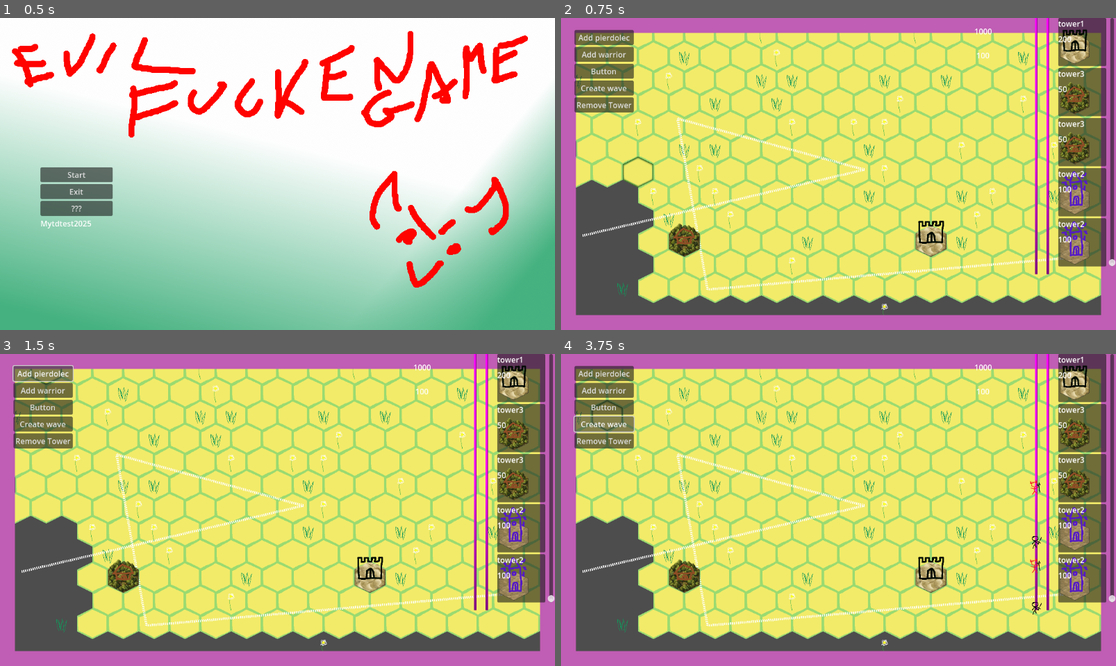
Above: before the commit, frames 1-4 (two rows, left to right).
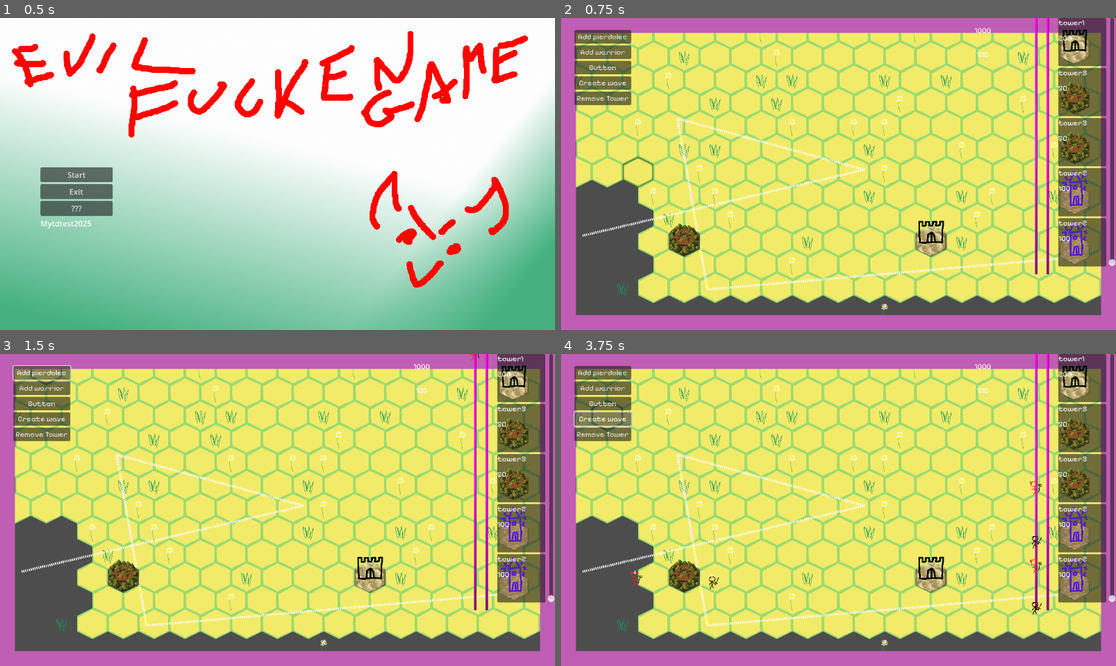
Above: after the commit, the same moments.

Repository: qazplmqazpl/TDtest
Game: Godot game, scene res://Scenes/Main/Menus/main_menu.tscn
Two runs of this game, one before a commit and one after it. Both use one fixed random seed, a clock stepped at 60 frames per second and the inputs below.
Inputs:
- Up to frame 1 (0.5 s): no input
- Up to frame 2 (0.75 s): click "Start" at 0.5 s
- Up to frame 3 (1.5 s): click "Add pierdolec" at 1.25 s
- Up to frame 4 (3.75 s): click "Add warrior" at 2 s; click "Button" at 2.75 s; click "Create wave" at 3.5 s

Frame 1 is identical in both runs. In frame 2, 2.0% of the frame differs, in the area x 2-95%, y 0-72%; in frame 3, 2.0%; in frame 4, 2.2%, in the area x 2-95%, y 0-76%.
Error before the commit: Attempt to call function 'get_as_ratio' in base 'null instance' on a null instance. (res://Scenes/Main/Level/Enemypath.gd:71)

Commit message:
Changed font

Diff:
--- /dev/null
+++ b/Assets/Themes/TowerMenuTheme.tres
@@ -0,0 +1,8 @@
+[gd_resource type="Theme" format=3 uid="uid://bg22bmq6g8wxd"]
+
+[resource]
+MarginContainer/constants/margin_bottom = 0
+MarginContainer/constants/margin_left = 0
+MarginContainer/constants/margin_right = 0
+MarginContainer/constants/margin_top = 0
+VBoxContainer/constants/separation = 4
--- /dev/null
+++ b/Assets/Themes/new_theme.tres
@@ -0,0 +1,14 @@
+[gd_resource type="Theme" load_steps=2 format=3 uid="uid://clxn43i4hdqbo"]
+
+[sub_resource type="StyleBoxFlat" id="StyleBoxFlat_woetp"]
+bg_color = Color(0.764706, 0.54902, 0.368627, 0.423529)
+border_width_left = 5
+border_width_top = 5
+border_width_right = 5
+border_width_bottom = 5
+border_color = Color(0.690116, 0.338118, 0.109772, 1)
+shadow_size = 5
+
+[resource]
+/styles/asd = SubResource("StyleBoxFlat_woetp")
+Button/styles/normal = null
--- a/Scenes/Main/Level/Enemypath.gd
+++ b/Scenes/Main/Level/Enemypath.gd
@@ -68,7 +68,7 @@
 	print("Path2D addenemy")
 	var enemy = enemystruct.new()
 	enemy.enemyname = name
-	enemy.position = $"../../CanvasLayer/UI/Enemy time".get_as_ratio()
+	enemy.position = $"../../CanvasLayer/UI/HBoxContainer/Enemy time".get_as_ratio()
 	enemyqueue.insert(enemyqueue.bsearch_custom(enemy,add_enemy_binary_search,false),enemy)
 	enemyaddedsignal.emit(name,enemy.position)
 
--- a/Scenes/Main/main.tscn
+++ b/Scenes/Main/main.tscn
@@ -18,6 +18,8 @@
 [ext_resource type="PackedScene" uid="uid://ct25xdsdcl3vy" path="res://Scenes/Main/Turrets/Turret3/turret3.tscn" id="10_koken"]
 [ext_resource type="Texture2D" uid="uid://b68pjaduq0skm" path="res://Assets/Tilesets/Myset/foliage/foliageatlas.png" id="11_es6iu"]
 [ext_resource type="Script" uid="uid://w6qxt11kt7y0" path="res://Scenes/Main/enemy_path_end.gd" id="12_4e4y2"]
+[ext_resource type="FontFile" uid="uid://eulsejrydxi" path="res://Assets/Fonts/Pixelify_Sans/PixelifySans-VariableFont_wght.ttf" id="13_1t20g"]
+[ext_resource type="Theme" uid="uid://bg22bmq6g8wxd" path="res://Assets/Themes/TowerMenuTheme.tres" id="18_1t20g"]
 
 [sub_resource type="TileSetAtlasSource" id="TileSetAtlasSource_es6iu"]
 texture = ExtResource("5_koken")
@@ -179,6 +181,9 @@
 sources/0 = SubResource("TileSetAtlasSource_2a143")
 sources/1 = SubResource("TileSetScenesCollectionSource_wliom")
 
+[sub_resource type="Theme" id="Theme_1t20g"]
+default_font = ExtResource("13_1t20g")
+
 [sub_resource type="PlaceholderTexture2D" id="PlaceholderTexture2D_imbg2"]
 
 [sub_resource type="RectangleShape2D" id="RectangleShape2D_vk4q2"]
@@ -240,6 +245,7 @@
 
 [node name="UI" type="ReferenceRect" parent="CanvasLayer"]
 mouse_filter = 2
+theme = SubResource("Theme_1t20g")
 border_color = Color(0.753142, 0.364321, 0.707861, 1)
 border_width = 62.5
 editor_only = false
@@ -331,6 +337,7 @@
 [node name="Towermenu" type="VBoxContainer" parent="CanvasLayer/UI/HBoxContainer"]
 layout_mode = 2
 mouse_filter = 0
+theme = ExtResource("18_1t20g")
 script = ExtResource("8_y3v7k")
 
 [node name="Enemy time" type="VSlider" parent="CanvasLayer/UI/HBoxContainer"]
Not shown, added: Assets/Fonts/Pixelify_Sans/OFL.txt
Binary file added: Assets/Fonts/Pixelify_Sans/PixelifySans-VariableFont_wght.ttf
Not shown, added: Assets/Fonts/Pixelify_Sans/PixelifySans-VariableFont_wght.ttf.import
Not shown, added: Assets/Fonts/Pixelify_Sans/README.txt
Binary file added: Assets/Fonts/Pixelify_Sans/static/PixelifySans-Bold.ttf
Not shown, added: Assets/Fonts/Pixelify_Sans/static/PixelifySans-Bold.ttf.import
Binary file added: Assets/Fonts/Pixelify_Sans/static/PixelifySans-Medium.ttf
Not shown, added: Assets/Fonts/Pixelify_Sans/static/PixelifySans-Medium.ttf.import
Binary file added: Assets/Fonts/Pixelify_Sans/static/PixelifySans-Regular.ttf
Not shown, added: Assets/Fonts/Pixelify_Sans/static/PixelifySans-Regular.ttf.import
Binary file added: Assets/Fonts/Pixelify_Sans/static/PixelifySans-SemiBold.ttf
Not shown, added: Assets/Fonts/Pixelify_Sans/static/PixelifySans-SemiBold.ttf.import
(and 1 more such lines)
